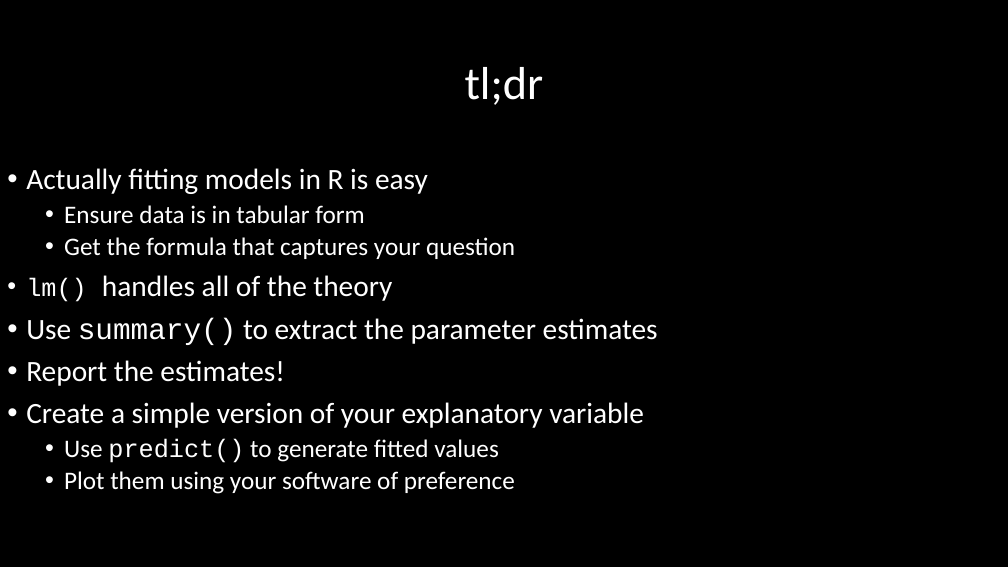
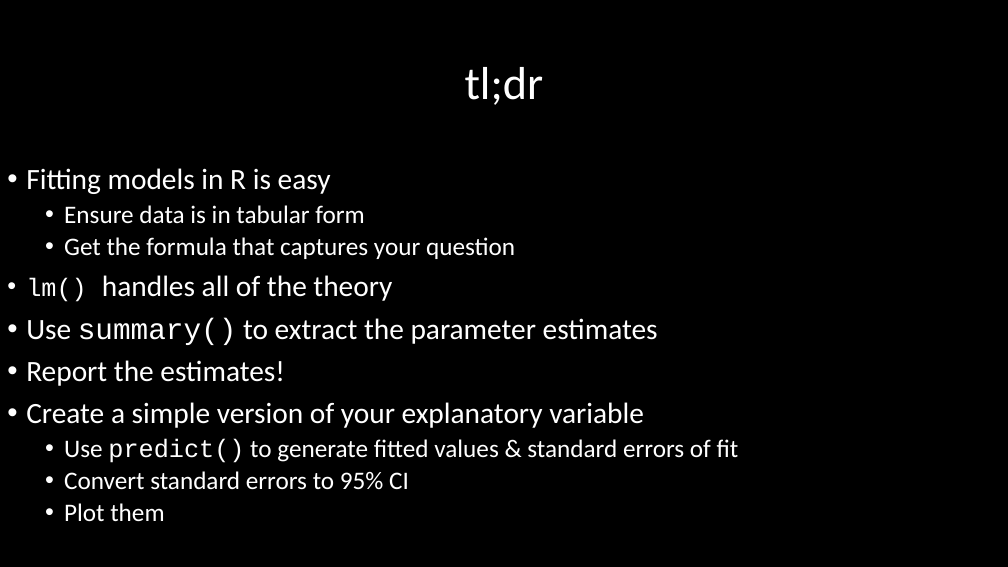
Before and after one commit to DeonRoos/006-BI3010, a slide deck: slide 21 of Lecture 7 - Cat LM/slides/LM with cat interpretation.pptx. Drawn at 1008x567 pixels with LibreOffice and Linux fonts; fonts in the diff are those of the drawing. Boxes give left, top, right and bottom in pixels: in the first picture for what was removed or moved away, otherwise in the second. Text is boxed around its words. In the diff, an @@ line names an element or a change of style, - is before the commit and + after.

Commit message:
Initial draft for week 3 now complete. 3 more lecture to go.

```diff
--- a/Lecture 7 - Cat LM/slides/LM with cat interpretation.pptx
+++ b/Lecture 7 - Cat LM/slides/LM with cat interpretation.pptx
@@ text at [26, 168, 331, 194]: text changed @@
-• Actually fitting models in R is easy
+• Fitting models in R is easy
@@ text at [64, 438, 739, 521]: text changed @@
-  • Use predict() to generate fitted values
-  • Plot them using your software of preference
+  • Use predict() to generate fitted values & standard errors of fit
+  • Convert standard errors to 95% CI
+  • Plot them
```
Also in this commit, not shown: 24 other files.
